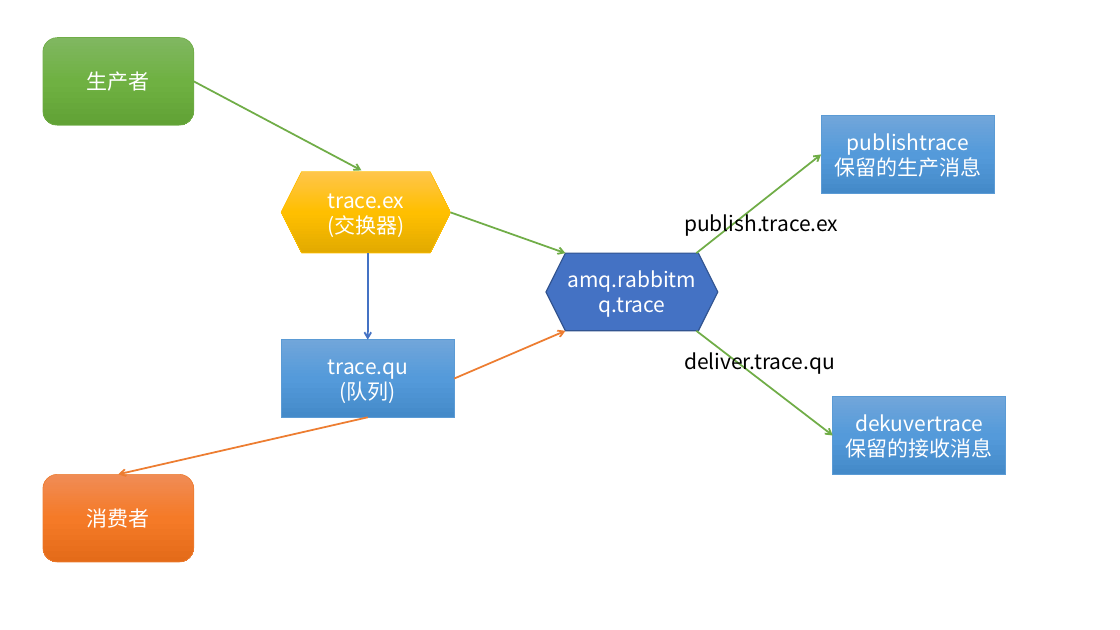
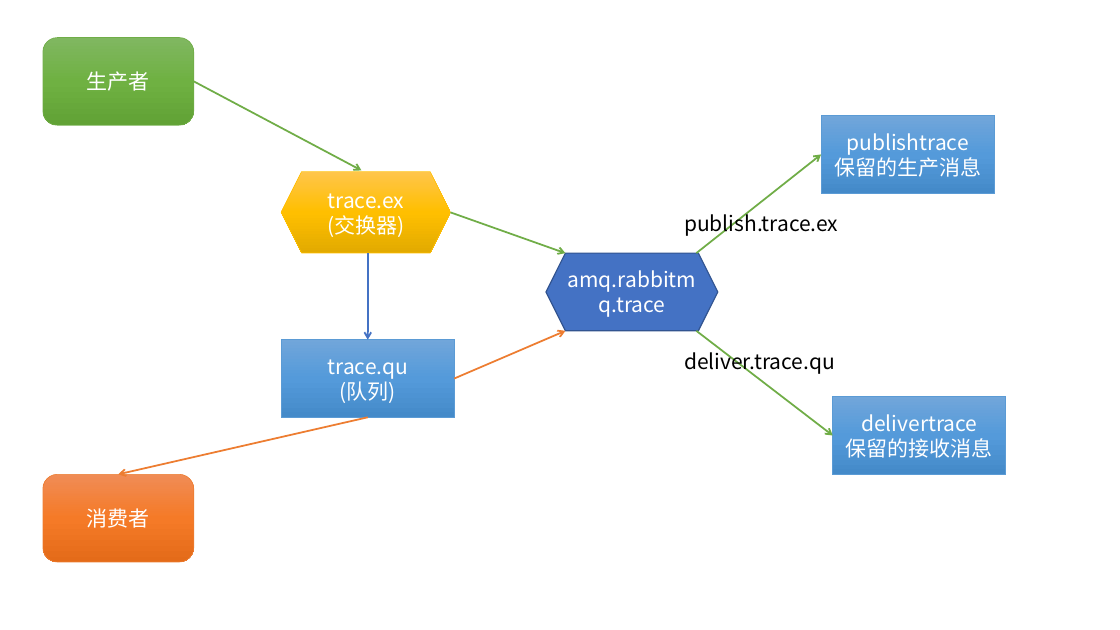
Before and after one commit to kkzfl22/learn-md, a slide deck: slide 3 of rabbitmq/RabbitMQ.pptx. Drawn at 1120x630 pixels with LibreOffice and Linux fonts; fonts in the diff are those of the drawing. Boxes give left, top, right and bottom in pixels: in the first picture for what was removed or moved away, otherwise in the second. Text is boxed around its words. In the diff, an @@ line names an element or a change of style, - is before the commit and + after.

Commit message:
数据追溯

```diff
--- a/rabbitmq/RabbitMQ.pptx
+++ b/rabbitmq/RabbitMQ.pptx
@@ text in rectangle at [861,414,977,431]: text changed @@
-dekuvertrace
+delivertrace
```
